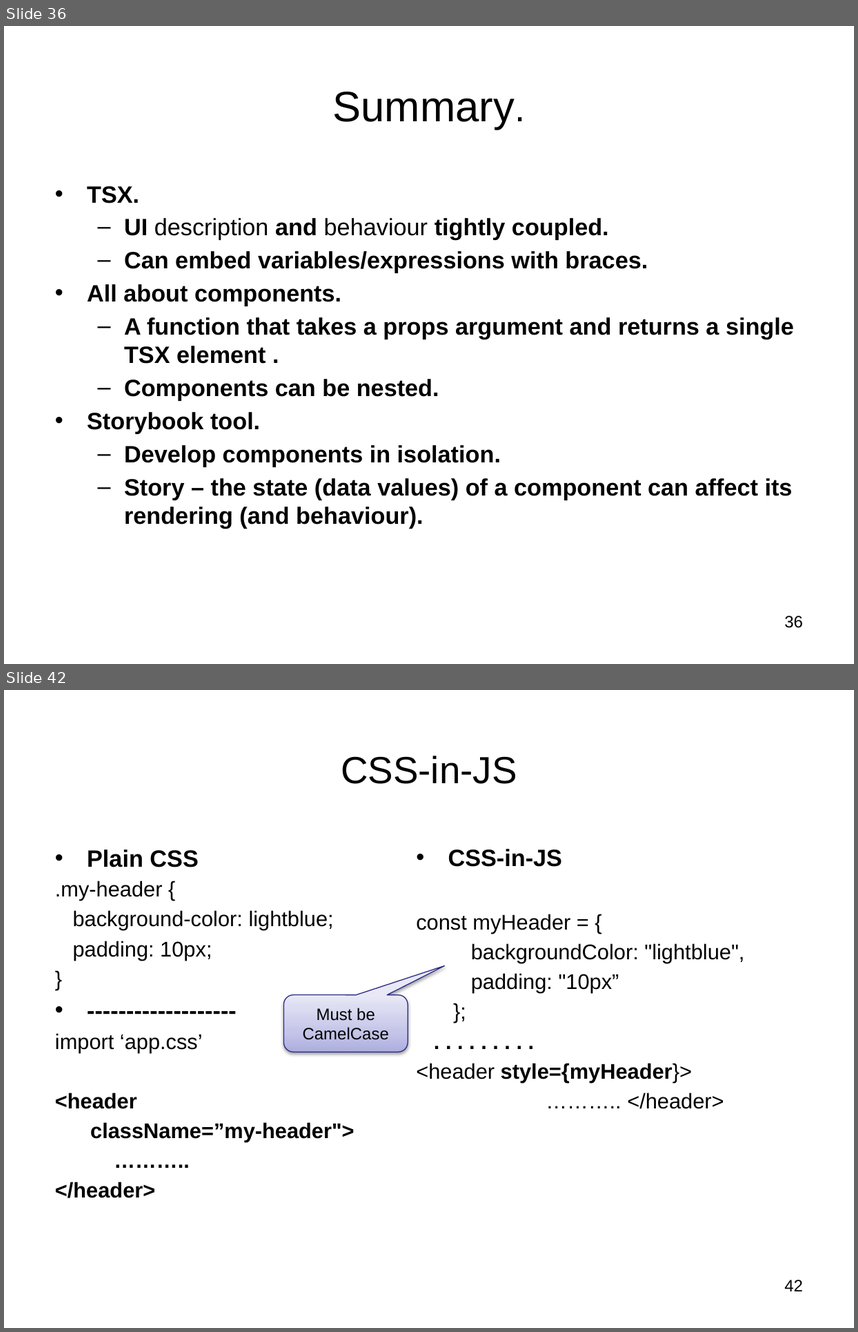
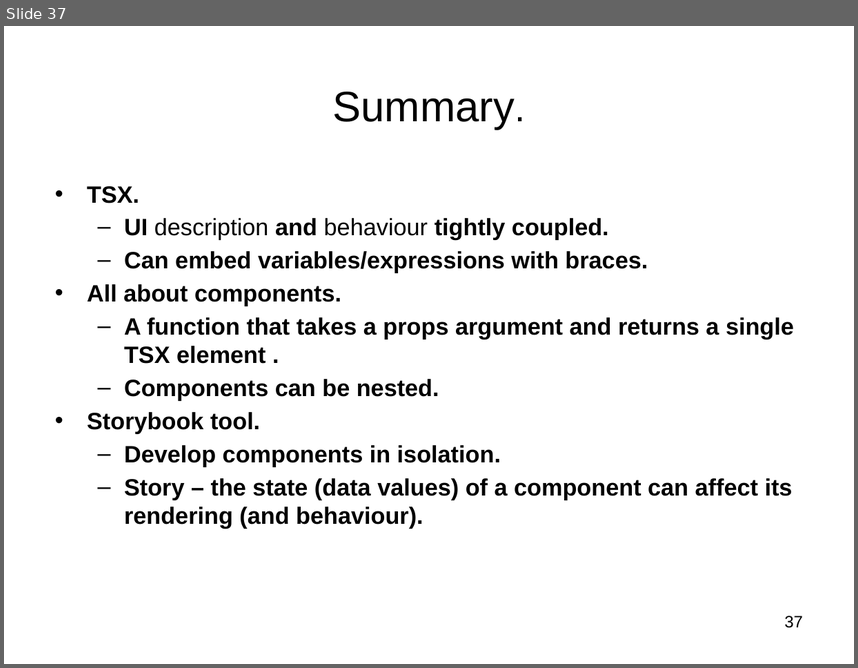
Before and after one commit to diarmuidoconnor/ewd-module-2025, a slide deck: topic04/talk-1/ReactJS_01.pptx. Shown one above the other, each under a label of ours: slides 36 and 42 before the commit, slide 37 after it; the slides between them are not shown. The pictures are 858x1332 and 858x668 pixels, drawn with LibreOffice and Linux fonts; fonts in the diff are those of the drawing. Boxes give left, top, right and bottom in pixels: in the first picture for what was removed or moved away, otherwise in the second. Text is boxed around its words. In the diff, an @@ line names an element or a change of style, - is before the commit and + after.

```diff
--- a/topic04/talk-1/ReactJS_01.pptx
+++ b/topic04/talk-1/ReactJS_01.pptx
@@ slide 42 removed at (x1=4, y1=690, x2=854, y2=1328), background #FFFFFF @@
@@ title removed at (x1=341, y1=756, x2=517, y2=784) @@
-CSS-in-JS
@@ text removed at (x1=55, y1=849, x2=355, y2=1198) @@
-• Plain CSS
-.my-header {
-background-color: lightblue;
-padding: 10px;
-}
-• -------------------
-import ‘app.css’
-<header
-className=”my-header">
-………..
-</header>
@@ text removed at (x1=416, y1=849, x2=744, y2=1109) @@
-• CSS-in-JS
-const myHeader = {
-  backgroundColor: "lightblue",
-  padding: "10px”
-  };
-. . . . . . . . .
-<header style={myHeader}>
-……….. </header>
@@ rounded speech box removed at (x1=283, y1=995, x2=408, y2=1052) @@
-Must be CamelCase
@@ page number removed at (x1=784, y1=1279, x2=803, y2=1291) @@
-42
@@ what was slide 36 is now slide 37 @@
@@ page number at (x1=784, y1=615, x2=803, y2=628): text changed @@
-36
+37
```
Also in this commit, not shown: 5 slides changed, 1 slide added, 6 other slides removed, 2 other files.
